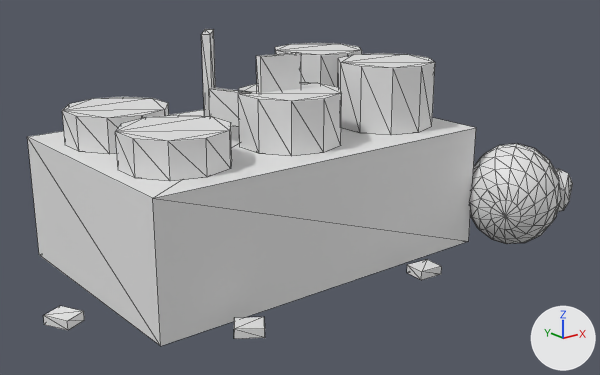
The glTF model godot/assets3d/props/jug_stack_broken.glb, before and after one commit.
Both versions are drawn from a camera (50 mm lens) standing at (-1.142, -1.595, 0.772) and looking at (0.082, -0.064, 0.159). Lighting does not change. The marker at lower right points along +X, +Y and +Z. The picture after the commit comes second. Mesh edges are drawn as thin lines. Vertices at exactly the same position are counted once.

The older version as bpy lines, for what is in view:
```python
me_me_1751 = bpy.data.meshes.new('me.1751')
me_me_1751.from_pydata(...)  # 366 vertices, 652 faces; spans x -0.596..0.723, y -0.469..0.455, z -0.01..0.54
ob_ob = bpy.data.objects.new('ob', me_me_1751)
ob_ob.location = (0.0, 0.0, 0.0)
```
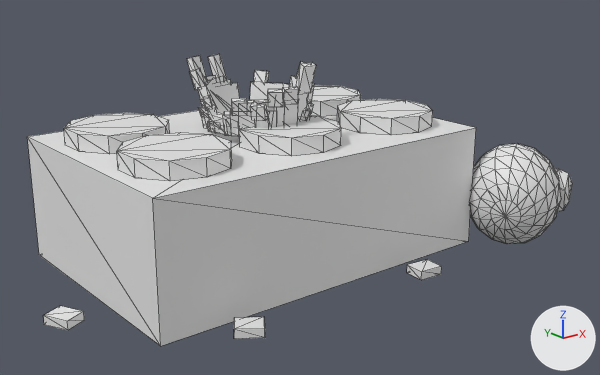
The newer file is also turned or shifted as a whole; pictures and numbers use the older file's frame.

The change, as a diff of the scene's bpy script:
```diff
--- a/godot/assets3d/props/jug_stack_broken.glb.py
+++ b/godot/assets3d/props/jug_stack_broken.glb.py
@@ me_me_1751 @@
 # used by ob_ob; location = (0.0, 0.0, 0.0)
-me_me_1751.from_pydata(...)  # 366 vertices, 652 faces; spans x -0.596..0.723, y -0.469..0.455, z -0.01..0.54
+me_me_1751.from_pydata(...)  # 686 vertices, 1132 faces; spans x -0.596..0.723, y -0.469..0.455, z -0.01..0.479
+# me_me_1751 part 1: the loose piece of 8 vertices spanning x -0.131..-0.072, y -0.094..0.009, z 0.34..0.42 is multiplied about its middle by the matrix ((0.79, -0.606, -0.094), (0.589, 0.792, -0.162), (0.173, 0.073, 0.982)), then moved by (0.046, -0.052, -0.02)
+# me_me_1751 part 2: the loose piece of 8 vertices spanning x -0.131..-0.072, y -0.094..0.009, z 0.34..0.42 is copied, and the copy is multiplied about its middle by the matrix ((-0.172, 0.985, -0.028), (-0.978, -0.167, 0.122), (0.115, 0.049, 0.992)), then moved by (0.076, 0.15, -0.02); it spans x -0.079..0.029, y 0.081..0.133, z 0.319..0.401
+# me_me_1751 part 3: the loose piece of 8 vertices spanning x -0.131..-0.072, y -0.094..0.009, z 0.34..0.42 is copied, and the copy is multiplied about its middle by the matrix ((-0.966, 0.21, 0.154), (-0.195, -0.975, 0.107), (0.173, 0.073, 0.982)), then moved by (0.192, 0.105, -0.02); it spans x 0.047..0.134, y 0.01..0.115, z 0.319..0.401
+# me_me_1751 part 4: the loose piece of 8 vertices spanning x -0.131..-0.072, y -0.094..0.009, z 0.34..0.42 is copied, and the copy is multiplied about its middle by the matrix ((0.573, -0.819, -0.026), (0.811, 0.572, -0.123), (0.115, 0.049, 0.992)), then moved by (0.078, -0.065, -0.02); it spans x -0.077..0.031, y -0.133..-0.082, z 0.319..0.401
+# me_me_1751 part 5: 50 vertices moved from x -0.414..0.414, y -0.25..0.25, z 0.38..0.46 to x -0.414..0.414, y -0.25..0.25, z 0.34; 24 vertices removed from x -0.127..0.131, y -0.125..0.114, z 0.34..0.54; 320 vertices added at x -0.141..0.156, y -0.154..0.157, z 0.318..0.479
```

Boxes [x1, y1, x2, y2] around the edits, measured in the pictures (600 x 375 px; the box of a moved part takes in the faces that stretch with it):
'ob', reshaped (8% shorter)
    before: [27, 29, 573, 346]
    after: [27, 54, 573, 346]
part 1 of me_me_1751, moved or reshaped
    before: [209, 88, 250, 127]
    after: [238, 99, 285, 127]
part 2 of me_me_1751, added
    after: [220, 83, 240, 112]
part 3 of me_me_1751, added
    after: [250, 82, 290, 100]
part 4 of me_me_1751, added
    after: [254, 99, 299, 128]
part 5 of me_me_1751, cut back
    before: [62, 29, 435, 181]
    after: [64, 54, 433, 181]
